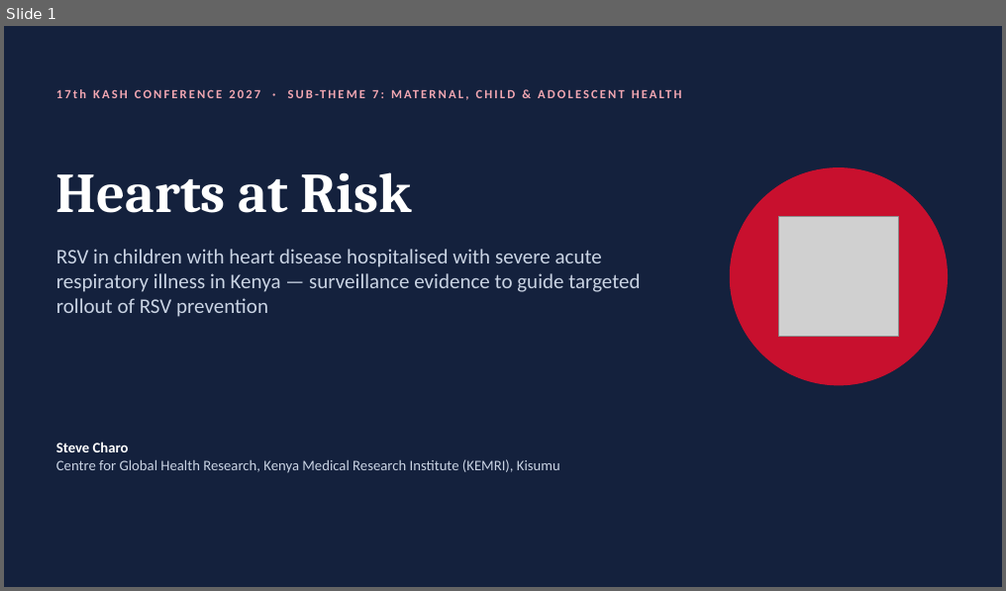
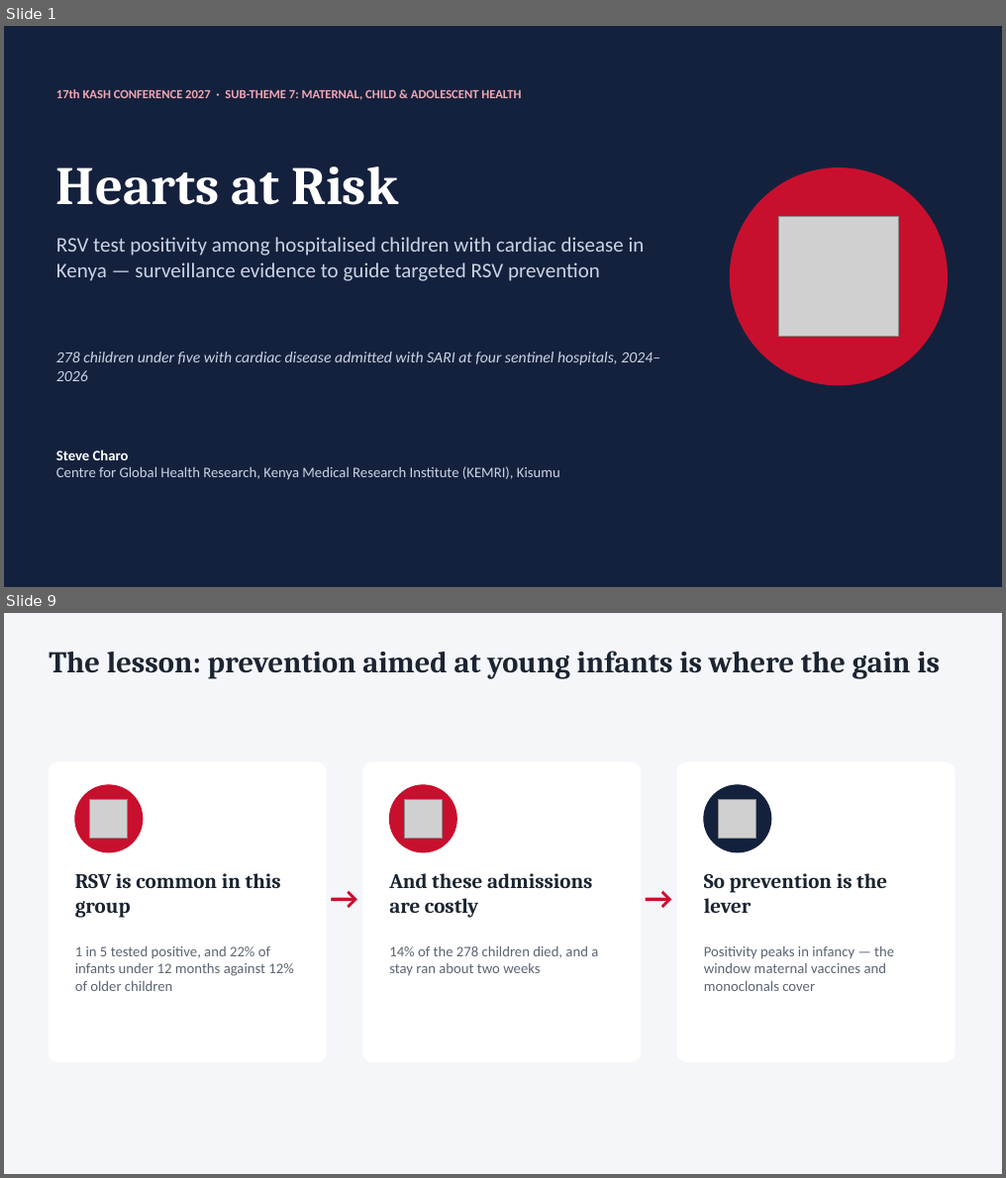
Before and after one commit to Fludevs-hub/RSV-Cardiac-Analysis, a slide deck: Abstract write up/RSV_Hearts_at_Risk.pptx. Shown one above the other, each under a label of ours: slide 1 before the commit, slides 1 and 9 after it; the slides between them are not shown. The pictures are 1006x591 and 1006x1178 pixels, drawn with LibreOffice and Linux fonts; fonts in the diff are those of the drawing; grey boxes stand for pictures. Boxes give left, top, right and bottom in pixels: in the first picture for what was removed or moved away, otherwise in the second. Text is boxed around its words. In the diff, an @@ line names an element or a change of style, - is before the commit and + after.

```diff
--- a/Abstract write up/RSV_Hearts_at_Risk.pptx
+++ b/Abstract write up/RSV_Hearts_at_Risk.pptx
@@ slide 9 added at bbox=[4, 613, 1002, 1174], background #F4F6FA @@
@@ text added at bbox=[49, 651, 940, 679], 29 pt, text #1B2430, bold @@
+The lesson: prevention aimed at young infants is where the gain is
@@ rounded rectangle added at bbox=[49, 762, 326, 1062], fill #FFFFFF, outline #FFFFFF 1 pt @@
@@ ellipse added at bbox=[75, 785, 143, 853], fill #C8102E, outline #C8102E 1 pt @@
@@ rounded rectangle added at bbox=[363, 762, 641, 1062], fill #FFFFFF, outline #FFFFFF 1 pt @@
@@ ellipse added at bbox=[389, 785, 456, 853], fill #C8102E, outline #C8102E 1 pt @@
@@ rounded rectangle added at bbox=[678, 762, 954, 1062], fill #FFFFFF, outline #FFFFFF 1 pt @@
@@ ellipse added at bbox=[704, 785, 771, 853], fill #14213D, outline #14213D 1 pt @@
@@ picture added at bbox=[90, 800, 128, 838] @@
@@ picture added at bbox=[405, 800, 442, 838] @@
@@ picture added at bbox=[719, 800, 756, 838] @@
@@ text added at bbox=[75, 873, 281, 918], 20 pt, text #1B2430, bold @@
+RSV is common in this group
@@ text added at bbox=[328, 875, 361, 920], 30 pt, text #C8102E, bold @@
+→
@@ text added at bbox=[389, 873, 593, 918], 20 pt, text #1B2430, bold @@
+And these admissions are costly
@@ text added at bbox=[642, 875, 675, 920], 30 pt, text #C8102E, bold @@
+→
@@ text added at bbox=[704, 873, 887, 913], 20 pt, text #1B2430, bold @@
+So prevention is the lever
@@ text added at bbox=[75, 947, 293, 991], 14 pt, text #5B6573 @@
+1 in 5 tested positive, and 22% of infants under 12 months against 12% of older children
@@ text added at bbox=[389, 947, 598, 976], 14 pt, text #5B6573 @@
+14% of the 278 children died, and a stay ran about two weeks
@@ text added at bbox=[704, 947, 894, 991], 14 pt, text #5B6573 @@
+Positivity peaks in infancy — the window maternal vaccines and monoclonals cover
@@ slide 1 changed as well @@
@@ text "17th KASH CONFERENCE 2027 · ..." at bbox=[56, 89, 521, 100]: letter spacing 2 to 0 pt @@
@@ text "Hearts at Risk" at bbox=[56, 167, 398, 205]: size 54 to 52 pt @@
@@ text at bbox=[56, 237, 645, 281]: text changed @@
-RSV in children with heart disease hospitalised with severe acute respiratory illness in Kenya — surveillance evidence to guide targeted rollout of RSV prevention
+RSV test positivity among hospitalised children with cardiac disease in Kenya — surveillance evidence to guide targeted RSV prevention
@@ text added at bbox=[56, 352, 660, 381], 15 pt, text #C9D3E3, italic @@
+278 children under five with cardiac disease admitted with SARI at four sentinel hospitals, 2024–2026
@@ text "Steve Charo": place and size @@
-text "Steve Charo" at bbox=[56, 442, 560, 473]
+text "Steve Charo" at bbox=[56, 450, 560, 480]
```
Also in this commit, not shown: 5 other slides changed, 5 other slides added, 5 slides removed, 4 other files.
